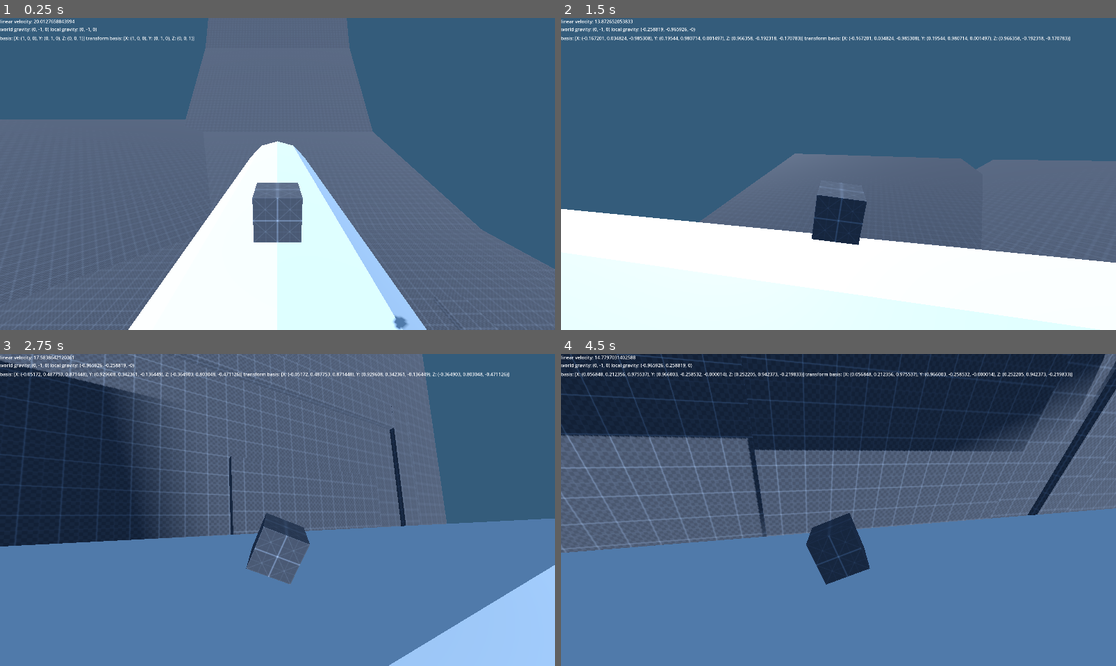
Above: before the commit, frames 1-4 (two rows, left to right).
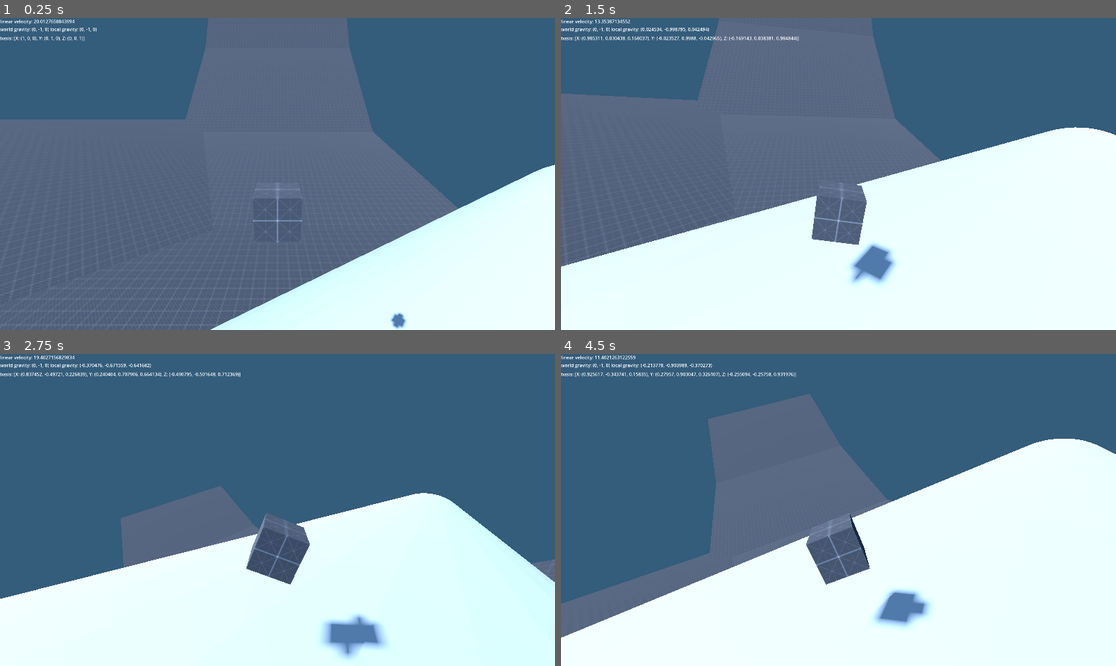
Above: after the commit, the same moments.

Repository: CactusHertz/car-test
Game: Godot game, scene res://level.tscn
Same seed, same stepped clock (60 frames per second), same inputs: the game is played once before the commit and once after it.
Inputs:
- Up to frame 1 (0.25 s): no input
- Up to frame 2 (1.5 s): hold D (move_right) 0.53-1.28 s; hold S (move_back) from 1.28 s (still down)
- Up to frame 3 (2.75 s): release S (move_back) at 2.03 s; hold D (move_right) from 2.03 s (still down)
- Up to frame 4 (4.5 s): release D (move_right) at 2.78 s; hold W (move_forward) 2.78-3.53 s; hold A (move_left) from 3.53 s (still down)

The runs differ from the first frame. In frame 1, 25% of the frame differs, in the area x 15-100%, y 5-100%; in frame 2, 47%; in frame 3, 80%; in frame 4, 88%, in the area x 0-100%, y 0-100%.

Commit message:
Update steering

Diff:
--- a/Car_rb.gd
+++ b/Car_rb.gd
@@ -2,7 +2,7 @@
 
 var speed := 80
 var boost_speed := 120
-var steering_factor := 0.5 #old 2.0
+var steering_factor := 2.0 #old 2.0
 var steering_tilt := 0.4
 
 var gravity_force := 100.0
@@ -21,7 +21,7 @@
 @onready var camera_anchor : Node3D = $CameraAnchor
 
 var move_direction := Vector3.ZERO
-var last_strong_direction := Vector3.ZERO
+var last_strong_direction := Vector3.BACK
 
 
 func _ready() -> void:
@@ -36,30 +36,41 @@
 	update_ui()
 
 func apply_movement(state : PhysicsDirectBodyState3D):
+	var input_vector := Input.get_vector("move_left", "move_right", "move_forward", "move_back")
+	var movement_velocity = Vector3(0, 0, input_vector.y).normalized() * speed
+	transform.basis = Basis(Vector3.UP, -steering_factor * input_vector.x * state.step) * transform.basis
+	tilt_body(state.step,input_vector)
+	apply_central_force(basis * movement_velocity)
+	apply_central_force(basis * Vector3.DOWN * gravity_force)
+
 	if move_direction.length() > 0.1:
 		last_strong_direction = move_direction.normalized()
 	move_direction = get_model_oriented_input()
 	orient_car(last_strong_direction, state.step)
 
 
-
-	var input_vector := Input.get_vector("move_left", "move_right", "move_forward", "move_back")
-	var movement_velocity = Vector3(0, 0, input_vector.y).normalized() * speed
-	#transform.basis = Basis(Vector3.UP, -steering_factor * input_vector.x * state.step) * transform.basis
-	tilt_body(state.step,input_vector)
-	apply_central_force(basis * movement_velocity)
-	apply_central_force(basis * Vector3.DOWN * gravity_force)
-
-
-
 func get_model_oriented_input() -> Vector3:
 	var raw_input = -Input.get_vector("move_left", "move_right", "move_forward", "move_back").normalized()
 
 	var input := Vector3.ZERO
-	input.x = raw_input.x * steering_factor
+	#input.x = raw_input.x * steering_factor
 	input.z = abs(raw_input.y)
 
 	return basis * input
+
+func orient_car(direction: Vector3, delta: float) -> void:
+	if ray.is_colliding():
+		local_gravity = -ray.get_collision_normal()
+	else:
+		local_gravity = world_gravity
+
+
+	var left_axis := -local_gravity.cross(direction)
+	var rotation_basis := Basis(left_axis, -local_gravity, direction).orthonormalized()
+	basis = basis.get_rotation_quaternion().slerp(
+		rotation_basis, delta * rotation_speed
+	)
+
 
 func bounce():
 	pass
@@ -78,21 +89,8 @@
 
 
 
-func orient_car(direction: Vector3, delta: float) -> void:
-	if ray.is_colliding():
-		local_gravity = -ray.get_collision_normal()
-	else:
-		local_gravity = world_gravity
-
-
-
-	var left_axis := -local_gravity.cross(direction)
-	var rotation_basis := Basis(left_axis, -local_gravity, direction).orthonormalized()
-	basis = basis.get_rotation_quaternion().slerp(
-		rotation_basis, delta * rotation_speed
-	)
 
 func update_ui():
 	mph_lable.text = "linear velocity: " + str(linear_velocity.length())
 	gravity_lable.text = "world gravity: " + str(world_gravity) + " local gravity: " + str(local_gravity)
-	basis_lable.text = "basis: " + str(basis) + " transform basis: " + str(transform.basis)
+	basis_lable.text = "basis: " + str(basis)
--- a/level.tscn
+++ b/level.tscn
@@ -130,8 +130,8 @@
 size = Vector3(188, 4, 23)
 
 [node name="CSGSphere3D" type="CSGCylinder3D" parent="."]
-transform = Transform3D(60, 0, 0, 0, -2.12437e-05, -60, 0, 486, -2.62268e-06, 0, 79.9391, 0)
+transform = Transform3D(30, -420.888, 2.27131e-06, 0, -2.12437e-05, -60, 51.9615, 243, -1.31134e-06, 0, 79.9391, 0)
 use_collision = true
 height = 0.8
-sides = 12
+sides = 64
 smooth_faces = false
